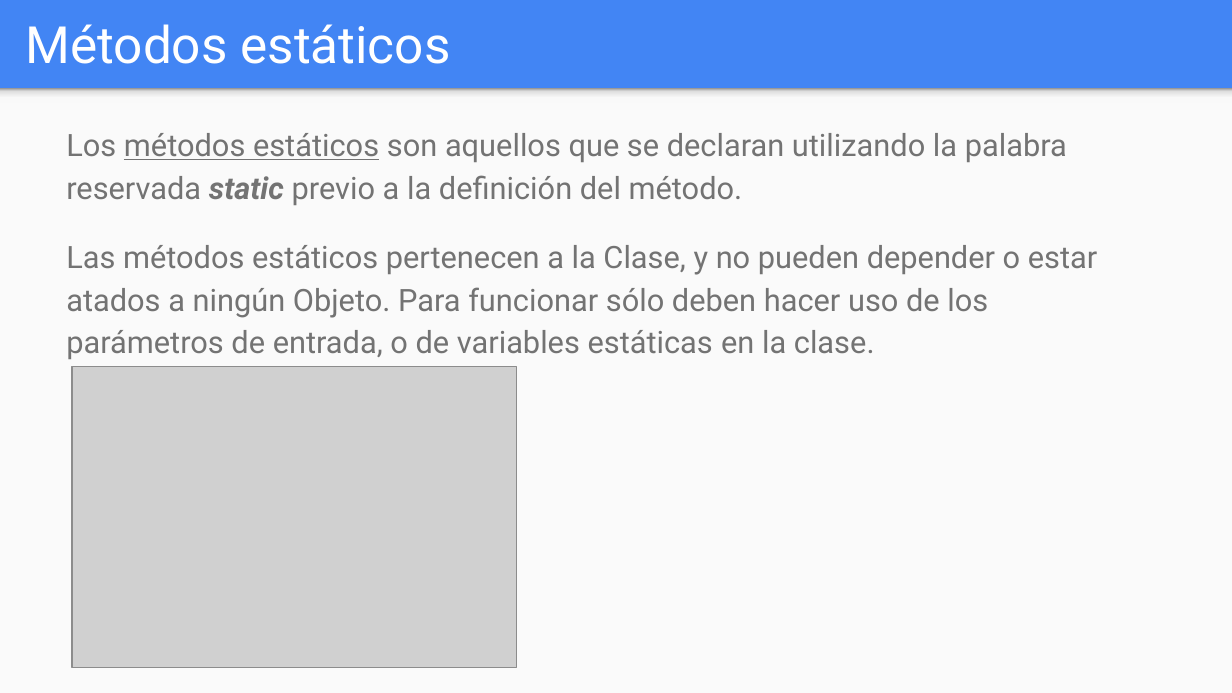
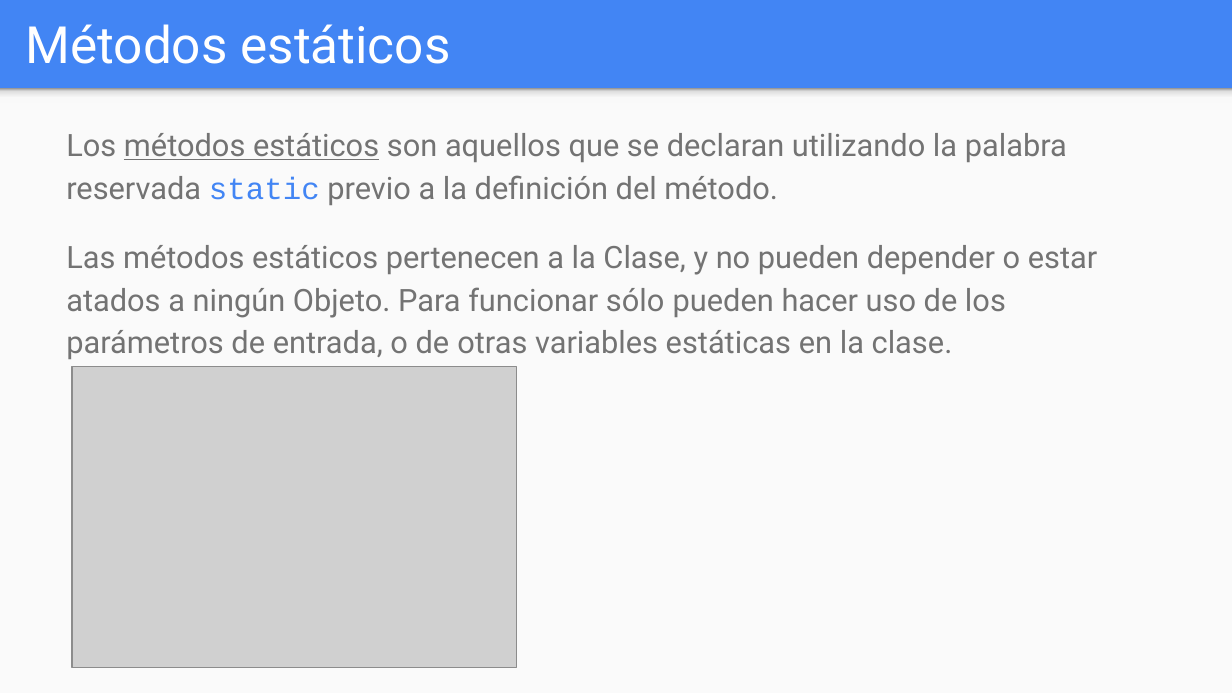
Before and after one commit to OMardil/INFO2, a slide deck: slide 11 of MOD06_Variables_y_metodos_estaticos/01 Presentacion/INFO2_MOD06-Variables_y_metodos_estaticos.pptx (slide 12 before the commit). Drawn at 1232x693 pixels with LibreOffice and Linux fonts; fonts in the diff are those of the drawing; grey boxes stand for pictures. Boxes give left, top, right and bottom in pixels: in the first picture for what was removed or moved away, otherwise in the second. Text is boxed around its words. In the diff, an @@ line names an element or a change of style, - is before the commit and + after.

Commit message:
Update Static methods MOD06

```diff
--- a/MOD06_Variables_y_metodos_estaticos/01 Presentacion/INFO2_MOD06-Variables_y_metodos_estaticos.pptx
+++ b/MOD06_Variables_y_metodos_estaticos/01 Presentacion/INFO2_MOD06-Variables_y_metodos_estaticos.pptx
@@ text at box(66, 133, 1067, 205): font Roboto to Courier New, text colour #737373 to #4285F4, bold off, italic off in "static" @@
@@ text at box(66, 245, 1097, 359): text changed @@
-Las métodos estáticos pertenecen a la Clase, y no pueden depender o estar atados a ningún Objeto. Para funcionar sólo deben hacer uso de los parámetros de entrada, o de variables estáticas en la clase.
+Las métodos estáticos pertenecen a la Clase, y no pueden depender o estar atados a ningún Objeto. Para funcionar sólo pueden hacer uso de los parámetros de entrada, o de otras variables estáticas en la clase.
```
Also in this commit, not shown: 13 other slides changed, 4 slides added, 3 slides removed, 22 other files.
